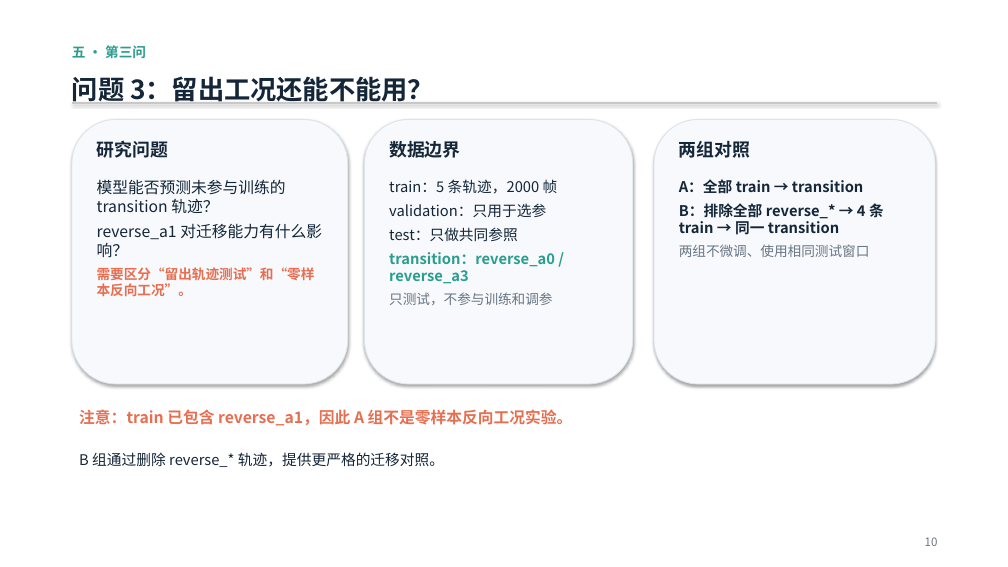
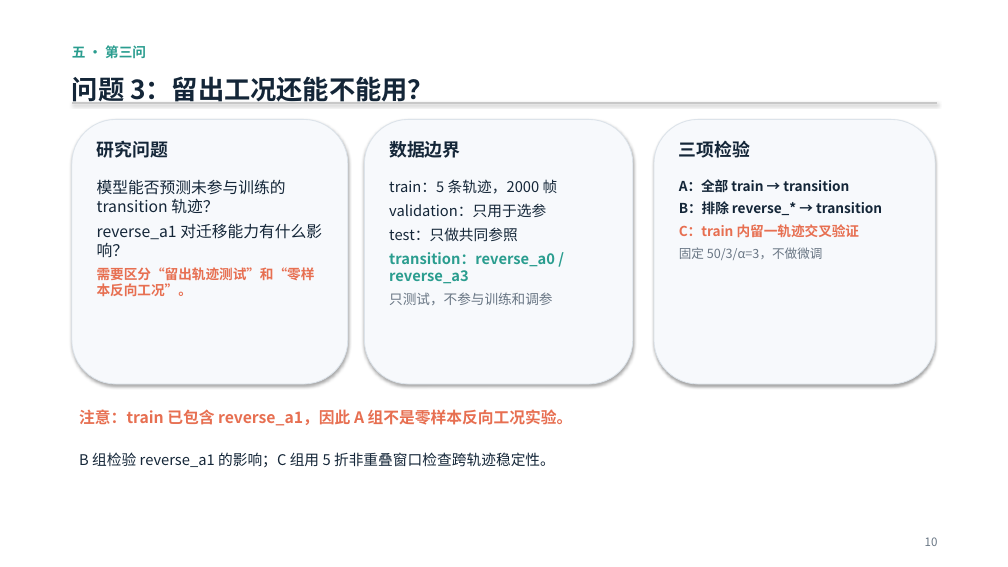
Before and after one commit to tuofeilun711/-A-, a slide deck: slide 10 of deliverables/A题_POD-AR_答辩汇报.pptx. Drawn at 1008x567 pixels with LibreOffice and Linux fonts; fonts in the diff are those of the drawing. Boxes give left, top, right and bottom in pixels: in the first picture for what was removed or moved away, otherwise in the second. Text is boxed around its words. In the diff, an @@ line names an element or a change of style, - is before the commit and + after.

Commit message:
Strengthen problem 3 with cross-trajectory validation
- add leave-one-trajectory-out evaluation using train only
- report horizon-wise strict-ablation degradation
- expose the stability boundary found for held-out train_a6
- expand the presentation with design and stability evidence

```diff
--- a/deliverables/A题_POD-AR_答辩汇报.pptx
+++ b/deliverables/A题_POD-AR_答辩汇报.pptx
@@ text at <box>679,141,750,158</box>: text changed @@
-两组对照
+三项检验
@@ text at <box>679,179,849,193</box>: size 14 to 13 pt in "A：全部 train → transition" @@
@@ text at <box>679,201,882,260</box>: text changed; size 14 to 13 pt @@
-B：排除全部 reverse_* → 4 条 train → 同一 transition
-两组不微调、使用相同测试窗口
+B：排除 reverse_* → transition
+C：train 内留一轨迹交叉验证
+固定 50/3/α=3，不做微调
@@ text at <box>79,452,555,467</box>: text changed @@
-B 组通过删除 reverse_* 轨迹，提供更严格的迁移对照。
+B 组检验 reverse_a1 的影响；C 组用 5 折非重叠窗口检查跨轨迹稳定性。
```
Also in this commit, not shown: 1 other slide changed, 1 slide added, 7 other files.
